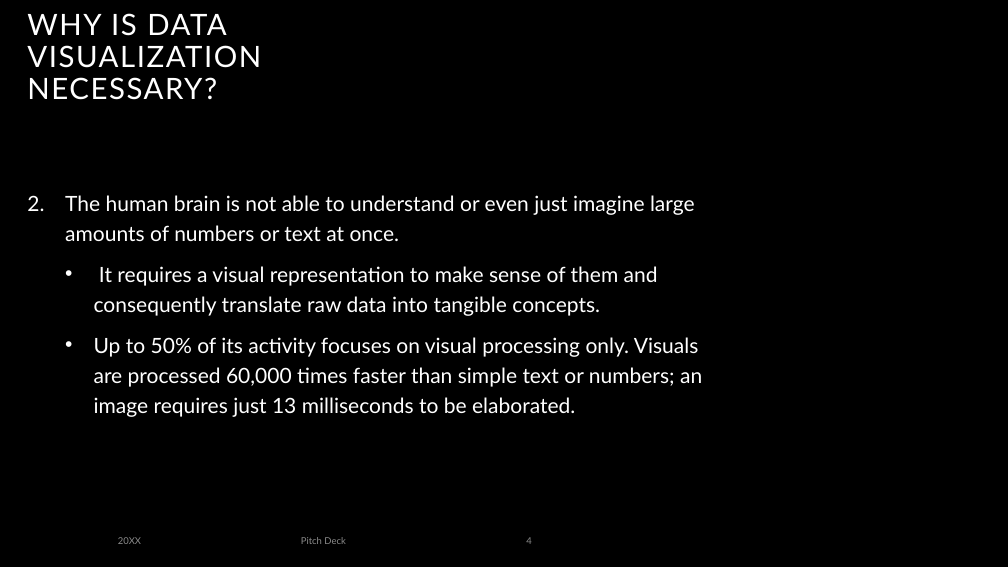
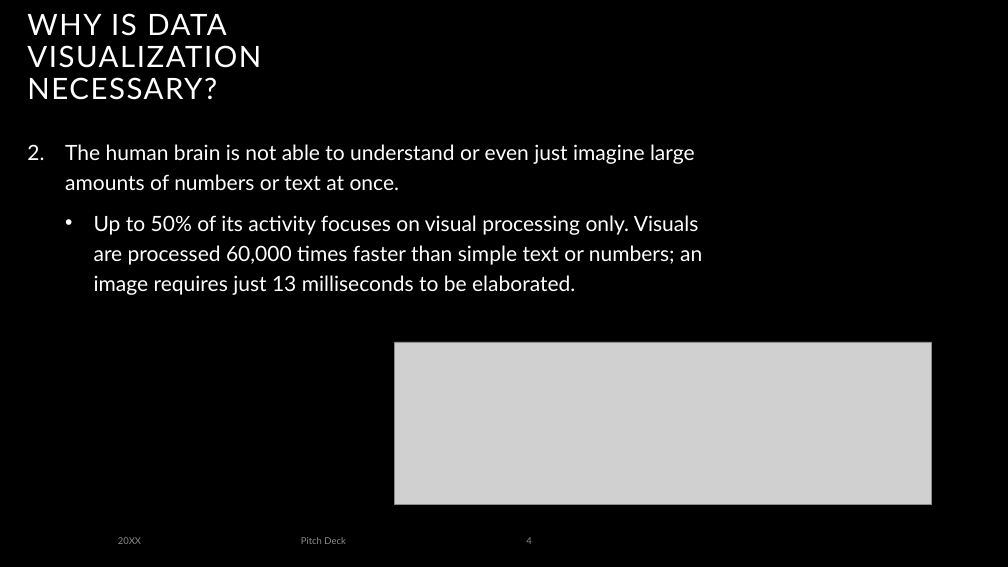
Before and after one commit to mungutiwilliam/Indian-Startups-dataset-analysis, a slide deck: slide 4 of Data Visualization.pptx. Drawn at 1008x567 pixels with LibreOffice and Linux fonts; fonts in the diff are those of the drawing; grey boxes stand for pictures; background and template pictures are left out. Boxes give left, top, right and bottom in pixels: in the first picture for what was removed or moved away, otherwise in the second. Text is boxed around its words. In the diff, an @@ line names an element or a change of style, - is before the commit and + after.

```diff
--- a/Data Visualization.pptx
+++ b/Data Visualization.pptx
@@ text "The human brain is not ...": place and size @@
-text "The human brain is not ..." at (65,195,702,417)
+text "The human brain is not ..." at (65,144,702,295)
@@ text at (94,266,658,316): paragraph removed @@
-  • It requires a visual representation to make sense of them and consequently translate raw data into tangible concepts.
@@ picture added at (395,342,931,504) @@
```
Also in this commit, not shown: 14 other slides changed, 1 slide added, 2 other files.
